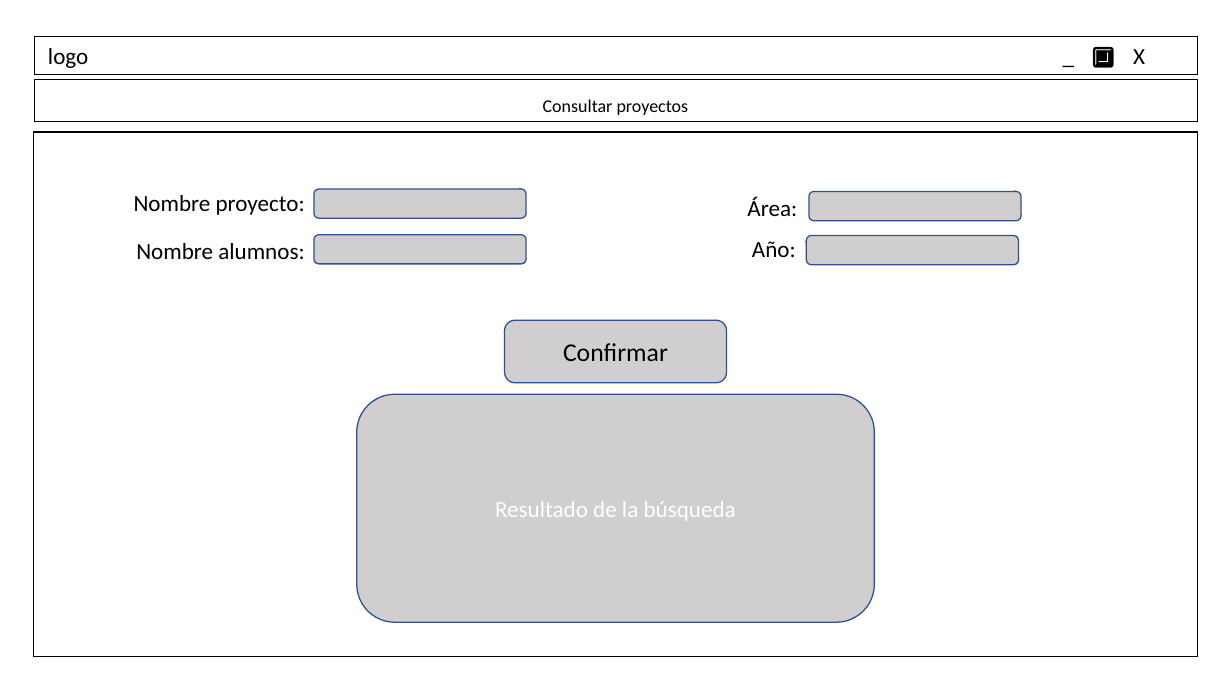
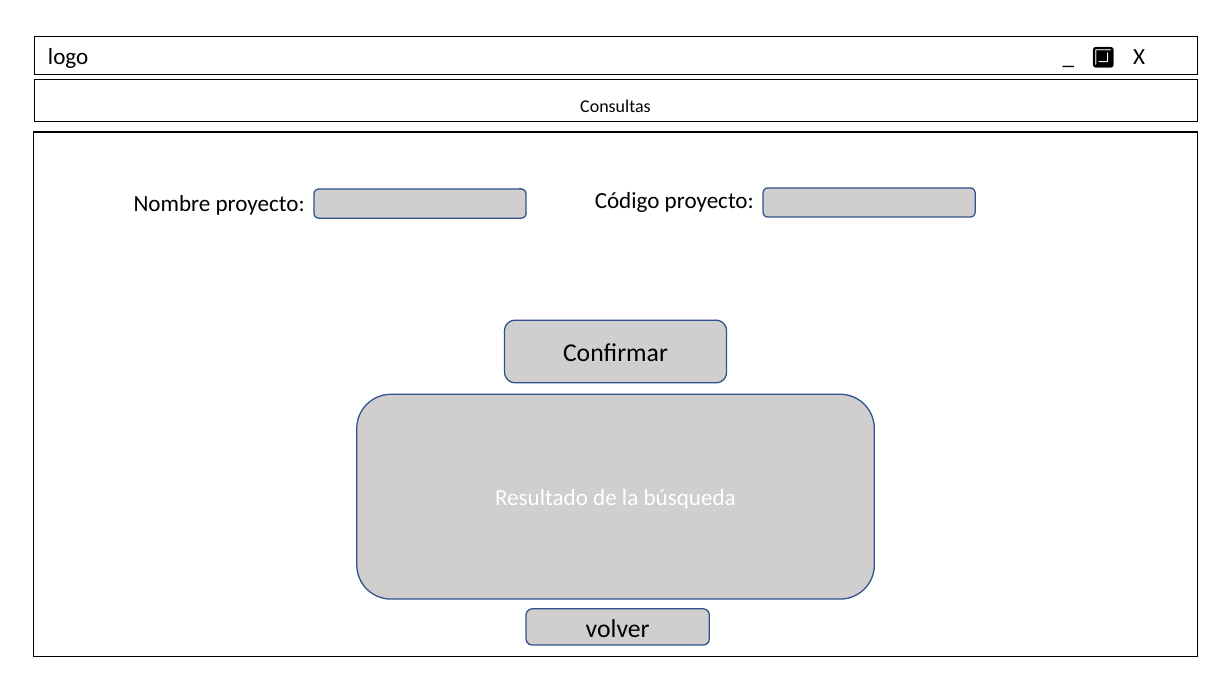
Before and after one commit to ElenaSaugar/PROYECTO-INTEGRADOR, a slide deck: slide 10 of Programacion/MockUp.odp (slide 9 before the commit). Drawn at 1232x693 pixels with LibreOffice and Linux fonts; fonts in the diff are those of the drawing. Boxes give left, top, right and bottom in pixels: in the first picture for what was removed or moved away, otherwise in the second. Text is boxed around its words. In the diff, an @@ line names an element or a change of style, - is before the commit and + after.

```diff
--- a/Programacion/MockUp.odp
+++ b/Programacion/MockUp.odp
@@ text in rectangle at (x1=580, y1=99, x2=651, y2=112): text changed @@
-Consultar proyectos
+Consultas
@@ text added at (x1=595, y1=192, x2=754, y2=212), 18 pt, text #000000 @@
+Código proyecto:
@@ text removed at (x1=747, y1=197, x2=797, y2=216) @@
-Área:
@@ freeform shape moved from (x1=810, y1=191, x2=1022, y2=221) to (x1=763, y1=188, x2=976, y2=217) @@
@@ freeform shape removed at (x1=314, y1=235, x2=527, y2=264) @@
@@ freeform shape removed at (x1=807, y1=236, x2=1019, y2=265) @@
@@ text removed at (x1=136, y1=243, x2=304, y2=259) @@
-Nombre alumnos:
@@ text removed at (x1=752, y1=241, x2=796, y2=257) @@
-Año:
@@ freeform shape "Resultado de la búsqueda" resized from (x1=357, y1=395, x2=874, y2=623) to (x1=357, y1=395, x2=874, y2=600) @@
@@ freeform shape added at (x1=526, y1=609, x2=709, y2=645), fill #D0CECE, outline #2F528F 0.99 pt, 20 pt, text #000000 @@
+volver
```
Also in this commit, not shown: 5 other slides changed, 1 slide added.
